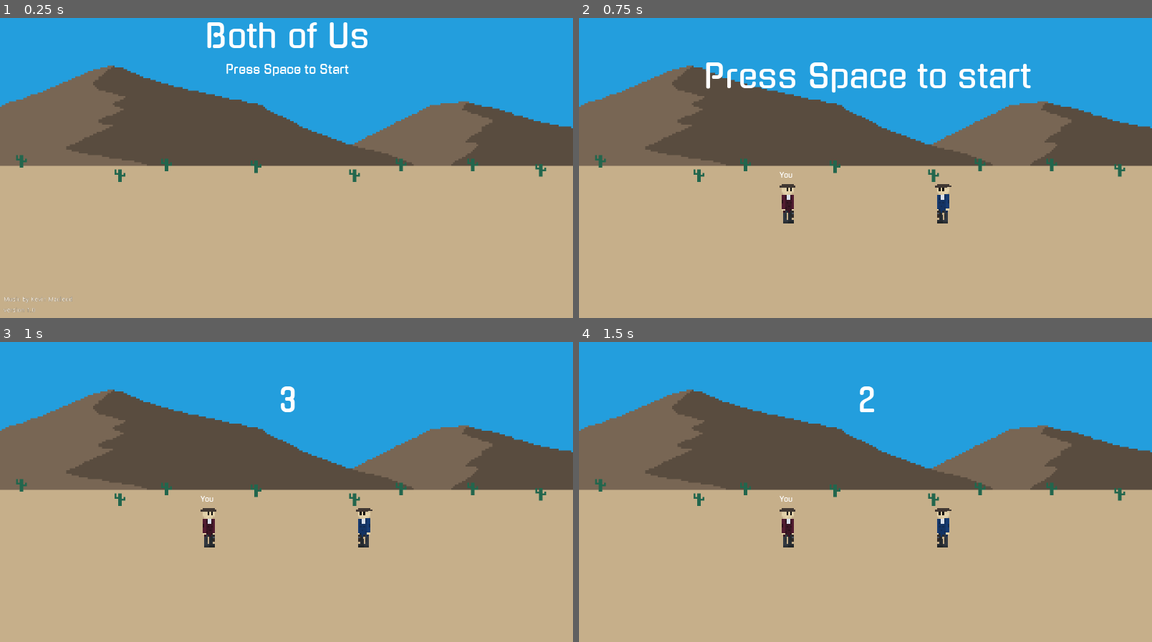
Above: before the commit, frames 1-4 (two rows, left to right).
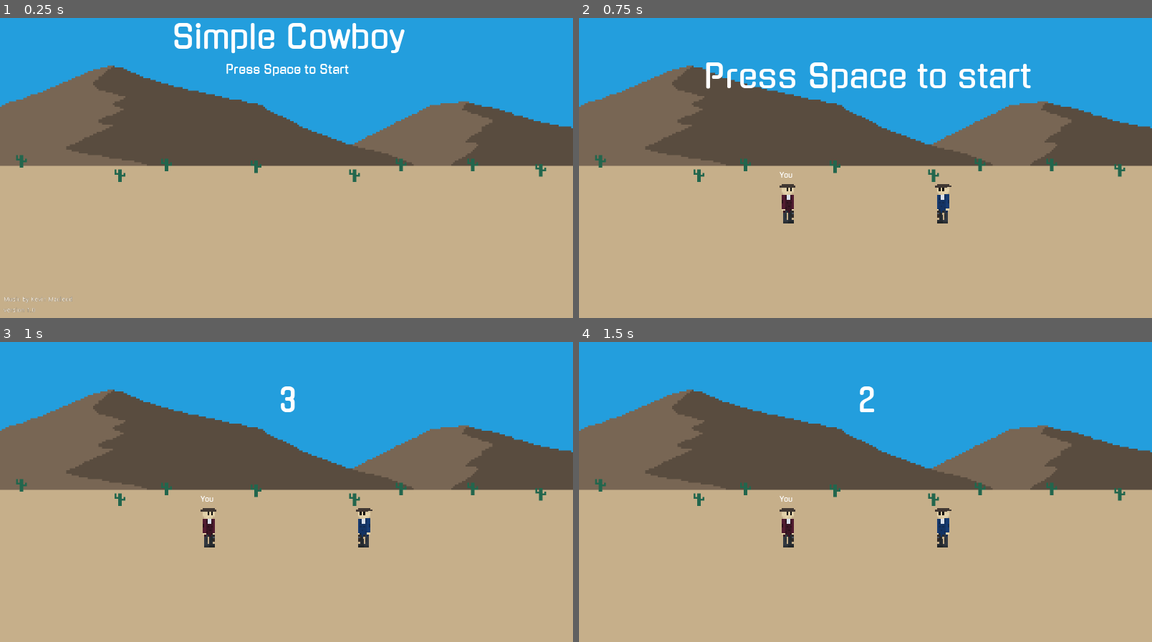
Above: after the commit, the same moments.

Repository: terrainbuilder52/Simple_Cowboy
Game: Godot game, scene res://Scenes/Start.tscn
Same seed, same stepped clock (60 frames per second), same inputs: the game is played once before the commit and once after it.
Inputs:
- Up to frame 1 (0.25 s): no input
- Up to frame 2 (0.75 s): tap Space (ui_select) at 0.5 s
- Up to frame 3 (1 s): tap Space (ui_select) at 0.77 s
- Up to frame 4 (1.5 s): tap R (restart) at 1.25 s

The runs differ from the first frame. In frame 1, 1.6% of the frame differs, in the area x 30-71%, y 1-12%; in frame 2, nothing differs; in frame 3, nothing differs; in frame 4, nothing differs.

Commit message:
Updated name

Diff:
--- a/Scenes/Start.tscn
+++ b/Scenes/Start.tscn
@@ -27,12 +27,15 @@
 [node name="Label" type="Label" parent="."]
 anchor_left = 0.5
 anchor_right = 0.5
-margin_left = -183.5
-margin_top = 55.0
-margin_right = 183.5
-margin_bottom = 128.0
+margin_left = -256.0
+margin_top = 56.0
+margin_right = 269.0
+margin_bottom = 129.0
 custom_fonts/font = SubResource( 1 )
-text = "Both of Us"
+text = "Simple Cowboy"
+__meta__ = {
+"_edit_use_anchors_": false
+}
 
 [node name="Label2" type="Label" parent="."]
 anchor_left = 0.5
--- a/project.godot
+++ b/project.godot
@@ -15,7 +15,7 @@
 
 [application]
 
-config/name="ForTheBothOfUS"
+config/name="Simple Cowboy"
 run/main_scene="res://Scenes/Start.tscn"
 config/icon="res://icon.png"
 
